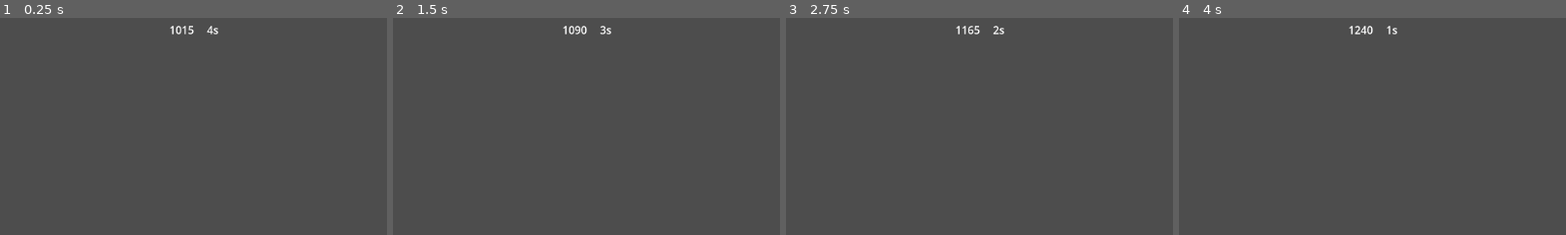
Above: before the commit, frames 1-4 (left to right).
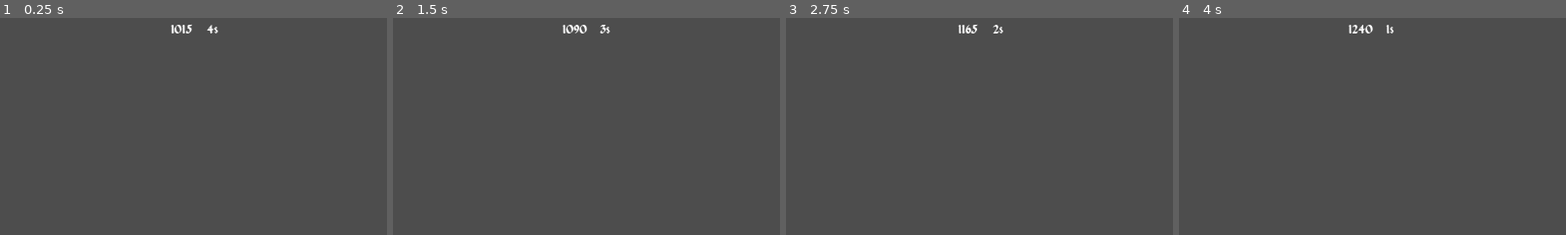
Above: after the commit, the same moments.

Repository: electron35/GMTK_Jam_Dunjunk_shop
Game: Godot game, scene res://GMTK_Jam/MainScene.tscn
Same seed, same stepped clock (60 frames per second), same inputs: the game is played once before the commit and once after it.
Inputs:
- Up to frame 1 (0.25 s): no input
- Up to frame 2 (1.5 s): no input
- Up to frame 3 (2.75 s): no input
- Up to frame 4 (4 s): no input
The pictures show only the part of the screen within x 25-75%, y 0-50%; the shares and areas given below are measured in that part.

The runs differ from the first frame. In frame 1, 0.2% of the frame differs, in the area x 43-57%, y 3-8%; in frame 2, 0.3%; in frame 3, 0.3%; in frame 4, 0.3%.

Commit message:
Pay Rent

Diff:
--- a/GMTK_Jam/resource/theme.tres
+++ b/GMTK_Jam/resource/theme.tres
@@ -1,6 +1,6 @@
 [gd_resource type="Theme" load_steps=2 format=3 uid="uid://b23gfgab88oos"]
 
-[ext_resource type="FontFile" path="res://GMTK_Jam/resource/Deutsch.ttf" id="1_liu6s"]
+[ext_resource type="FontFile" uid="uid://bgw5dbb5i6afo" path="res://GMTK_Jam/resource/Font/Deutsch.ttf" id="1_yvobu"]
 
 [resource]
-Label/fonts/font = ExtResource("1_liu6s")
+Label/fonts/font = ExtResource("1_yvobu")
--- a/GMTK_Jam/script/Main.gd
+++ b/GMTK_Jam/script/Main.gd
@@ -5,4 +5,9 @@
 
 func _init():
 	money = 1000
-	rent_value = 200
+	rent_value = 1000
+
+func pay_rent():
+	money -= rent_value
+	if (money < 0):
+		print("TU AS PERDU SALE PAUVRE, RESPECTE LE CAPITAL ESPECE D'ANARCHISTE ECO-TERRORISTE ZADISTE QUI SORT DE L'ARC REPUBLICAIN")
--- a/GMTK_Jam/script/MoneyUI.gd
+++ b/GMTK_Jam/script/MoneyUI.gd
@@ -9,4 +9,4 @@
 	$Money.text = str(Main.money)
 
 func _on_time_timeout():
-	Main.money -= Main.rent_value
+	Main.pay_rent()
